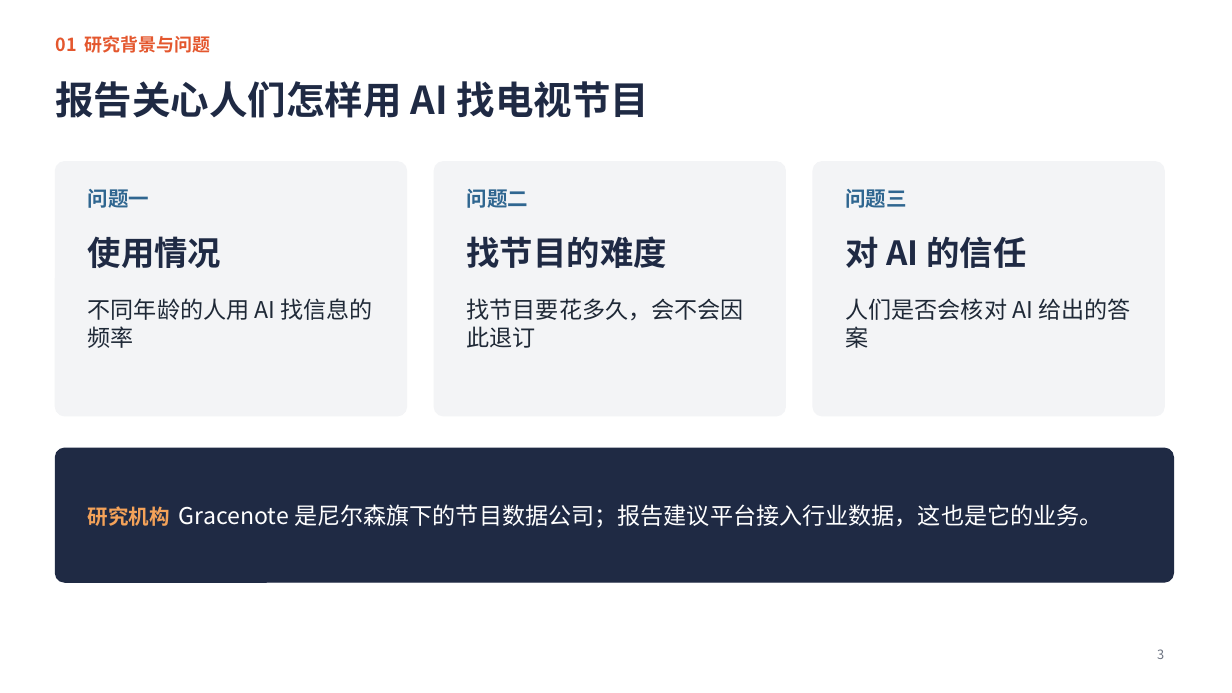
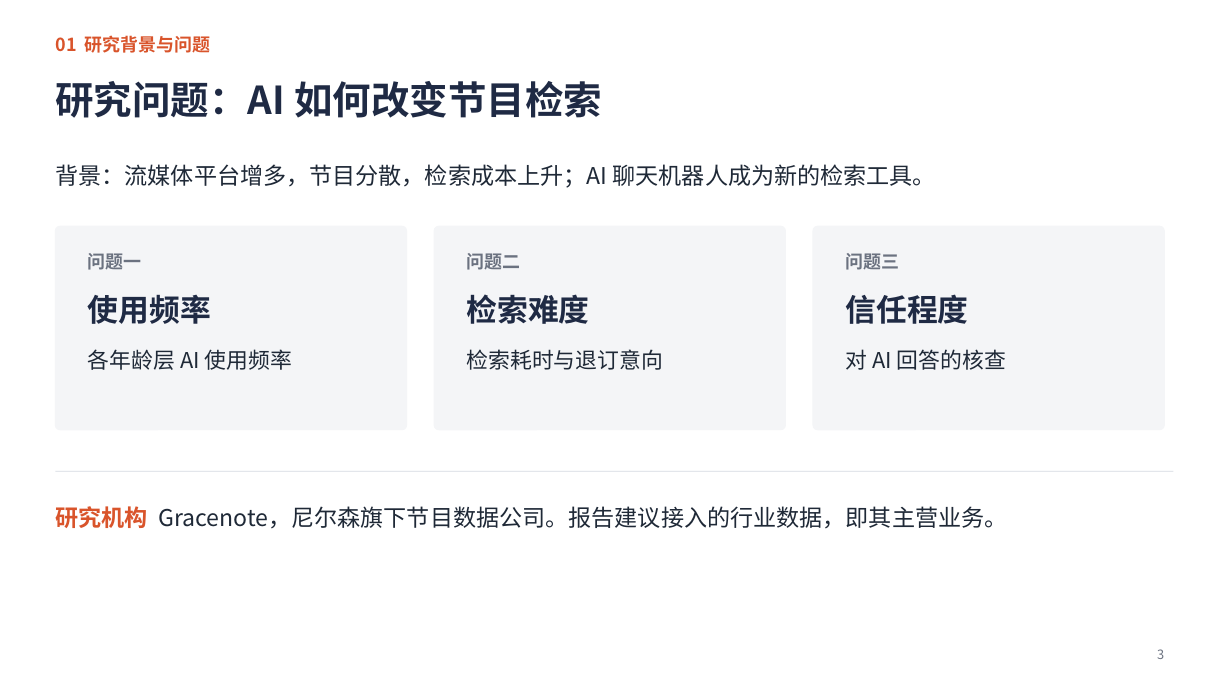
Before and after one commit to jayleo113/ppt, a slide deck: slide 3 of Gracenote报告解读_课堂汇报.pptx. Drawn at 1232x693 pixels with LibreOffice and Linux fonts; fonts in the diff are those of the drawing. Boxes give left, top, right and bottom in pixels: in the first picture for what was removed or moved away, otherwise in the second. Text is boxed around its words. In the diff, an @@ line names an element or a change of style, - is before the commit and + after.

```diff
--- a/Gracenote报告解读_课堂汇报.pptx
+++ b/Gracenote报告解读_课堂汇报.pptx
@@ title at (x1=55, y1=81, x2=602, y2=118): text changed @@
-报告关心人们怎样用 AI 找电视节目
+研究问题：AI 如何改变节目检索
@@ text added at (x1=55, y1=164, x2=936, y2=188), 18 pt, text #1F2937 @@
+背景：流媒体平台增多，节目分散，检索成本上升；AI 聊天机器人成为新的检索工具。
@@ rounded rectangle resized from (x1=55, y1=162, x2=407, y2=416) to (x1=55, y1=226, x2=407, y2=430) @@
@@ text removed at (x1=88, y1=236, x2=221, y2=268) @@
-使用情况
@@ rounded rectangle resized from (x1=434, y1=162, x2=786, y2=416) to (x1=434, y1=226, x2=786, y2=430) @@
@@ text removed at (x1=467, y1=236, x2=667, y2=268) @@
-找节目的难度
@@ fill #F3F4F6 to #F4F5F7; outline #F3F4F6 1 pt to #F4F5F7 1 pt; proportions changed in 3 elements at (x1=55, y1=226, x2=407, y2=430), (x1=434, y1=226, x2=786, y2=430), (x1=813, y1=226, x2=1165, y2=430) @@
@@ rounded rectangle resized from (x1=813, y1=162, x2=1165, y2=416) to (x1=813, y1=226, x2=1165, y2=430) @@
@@ text "问题一" moved from (x1=88, y1=189, x2=149, y2=208) to (x1=88, y1=253, x2=142, y2=270) @@
@@ text "问题二" moved from (x1=467, y1=189, x2=528, y2=208) to (x1=467, y1=253, x2=521, y2=270) @@
@@ size 16 to 14 pt, text colour #2F6690 to #6B7280 in 3 elements at (x1=88, y1=253, x2=142, y2=270), (x1=467, y1=253, x2=521, y2=270), (x1=845, y1=253, x2=899, y2=270) @@
@@ text "问题三" moved from (x1=845, y1=189, x2=906, y2=208) to (x1=845, y1=253, x2=899, y2=270) @@
@@ text at (x1=88, y1=295, x2=211, y2=324): text changed; size 18 to 24 pt; text colour #1F2937 to #1F2A44; bold on @@
-不同年龄的人用 AI 找信息的频率
+使用频率
@@ text at (x1=467, y1=294, x2=590, y2=324): text changed; size 18 to 24 pt; text colour #1F2937 to #1F2A44; bold on @@
-找节目要花多久，会不会因此退订
+检索难度
@@ vertical alignment top to middle in 3 elements at (x1=88, y1=295, x2=211, y2=324), (x1=467, y1=294, x2=590, y2=324), (x1=845, y1=294, x2=968, y2=324) @@
@@ text at (x1=845, y1=294, x2=968, y2=324): text changed; size 18 to 24 pt; text colour #1F2937 to #1F2A44; bold on @@
-人们是否会核对 AI 给出的答案
+信任程度
@@ text added at (x1=88, y1=349, x2=292, y2=370), 17 pt, text #1F2937 @@
+各年龄层 AI 使用频率
@@ text added at (x1=467, y1=349, x2=664, y2=370), 17 pt, text #1F2937 @@
+检索耗时与退订意向
@@ text at (x1=845, y1=349, x2=1006, y2=370): text changed; size 26 to 17 pt; text colour #1F2A44 to #1F2937; bold off @@
-对 AI 的信任
+对 AI 回答的核查
@@ text "对 AI 回答的核查" at (x1=845, y1=349, x2=1006, y2=370): vertical alignment middle to top @@
@@ rounded rectangle removed at (x1=55, y1=448, x2=1174, y2=582) @@
@@ line added from (55, 471) to (1174, 471), #D5DAE1 0.75 pt @@
@@ text at (x1=55, y1=506, x2=1007, y2=529): text changed; text colour #FFFFFF to #1F2937 @@
-研究机构 Gracenote 是尼尔森旗下的节目数据公司；报告建议平台接入行业数据，这也是它的业务。
+研究机构 Gracenote，尼尔森旗下节目数据公司。报告建议接入的行业数据，即其主营业务。
```
Also in this commit, not shown: 13 other slides changed, 4 other files.
